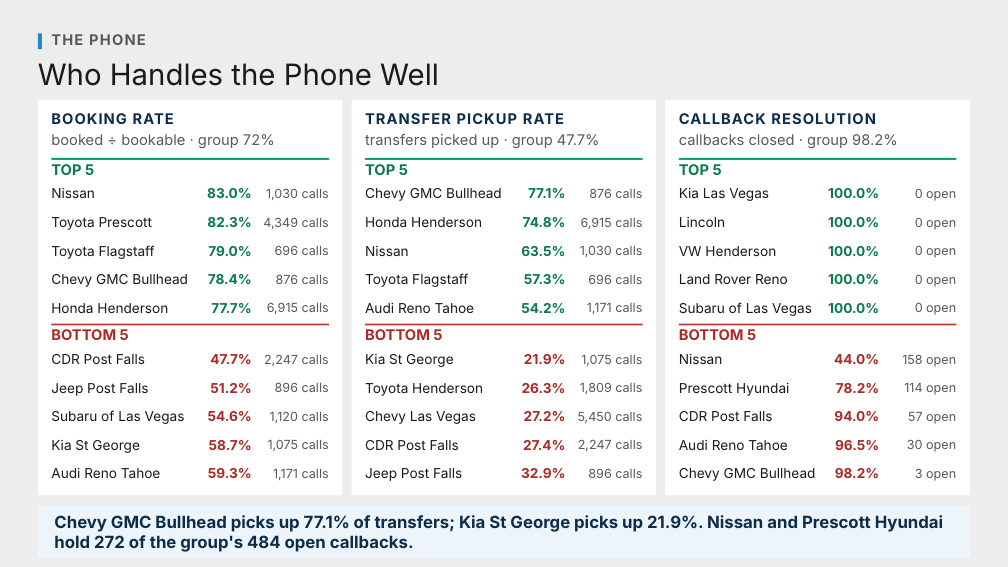
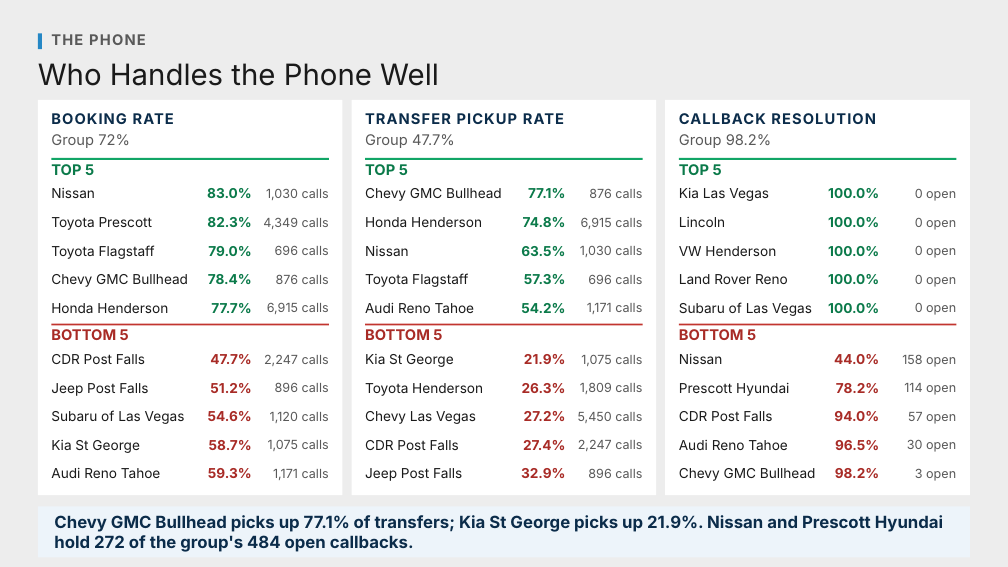
Before and after one commit to Ndresner/Noah, a slide deck: slide 2 of day2-deck/decks/Phone Handling - Preview.pptx. Drawn at 1008x567 pixels with LibreOffice and Linux fonts; fonts in the diff are those of the drawing. Boxes give left, top, right and bottom in pixels: in the first picture for what was removed or moved away, otherwise in the second. Text is boxed around its words. In the diff, an @@ line names an element or a change of style, - is before the commit and + after.

```diff
--- a/day2-deck/decks/Phone Handling - Preview.pptx
+++ b/day2-deck/decks/Phone Handling - Preview.pptx
@@ text at [51, 134, 130, 148]: text changed @@
-booked ÷ bookable · group 72%
+Group 72%
@@ text at [365, 134, 455, 148]: text changed @@
-transfers picked up · group 47.7%
+Group 47.7%
@@ text at [679, 134, 772, 148]: text changed @@
-callbacks closed · group 98.2%
+Group 98.2%
```
Also in this commit, not shown: 1 other slide changed, 1 other file.
